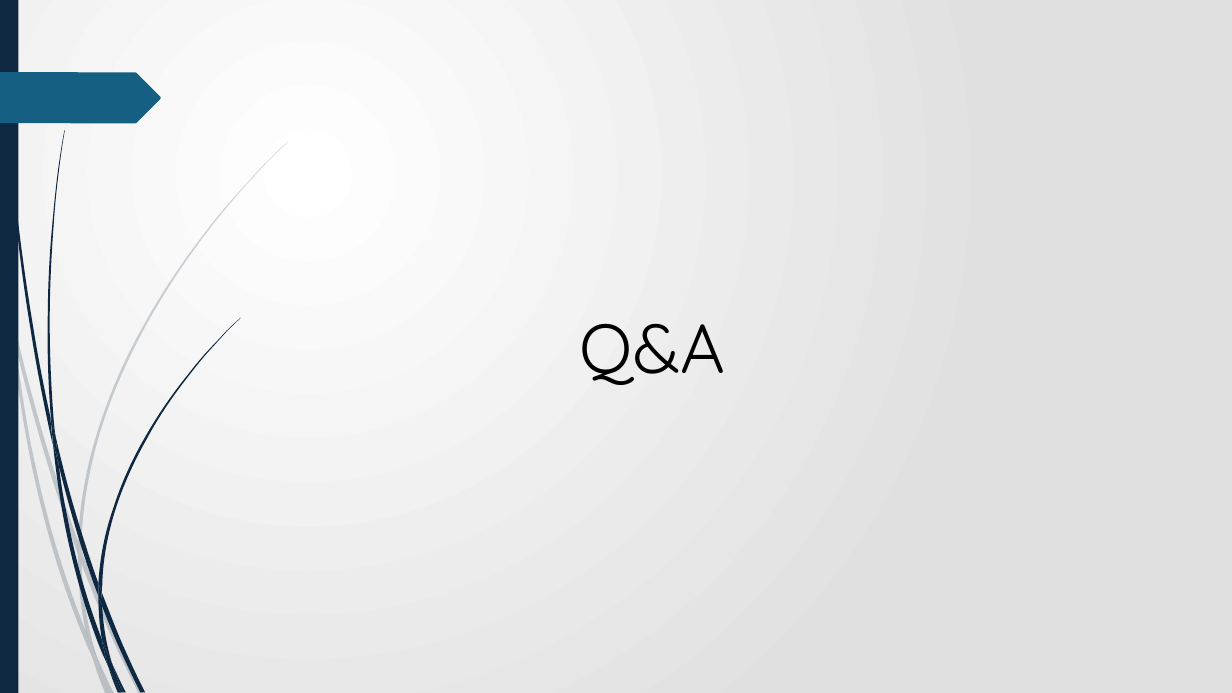
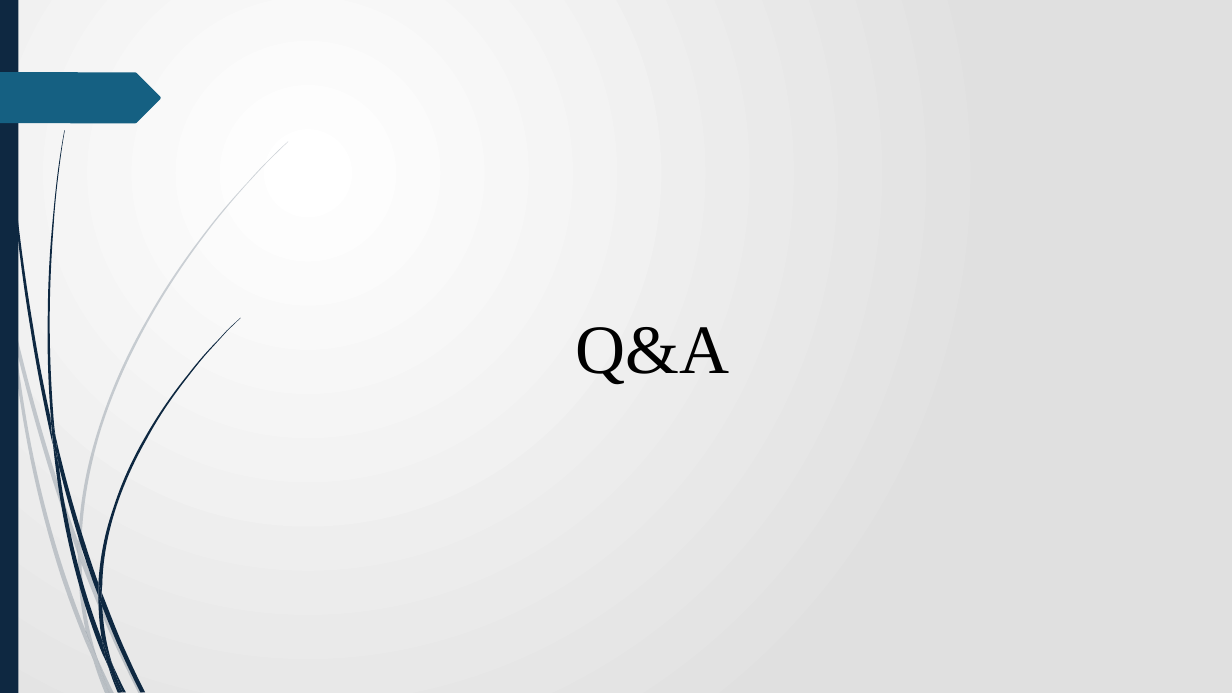
Before and after one commit to James-tech4/JAMES-PHASE-3-DSPT-8-PROJECT, a slide deck: slide 22 of Presentation.pptx (slide 33 before the commit). Drawn at 1232x693 pixels with LibreOffice and Linux fonts; fonts in the diff are those of the drawing. Boxes give left, top, right and bottom in pixels: in the first picture for what was removed or moved away, otherwise in the second. Text is boxed around its words. In the diff, an @@ line names an element or a change of style, - is before the commit and + after.

```diff
--- a/Presentation.pptx
+++ b/Presentation.pptx
@@ text "Q&A" at [575, 327, 729, 385]: font Quicksand to Times New Roman @@
```
Also in this commit, not shown: 3 other slides changed, 2 slides added, 15 slides removed.
